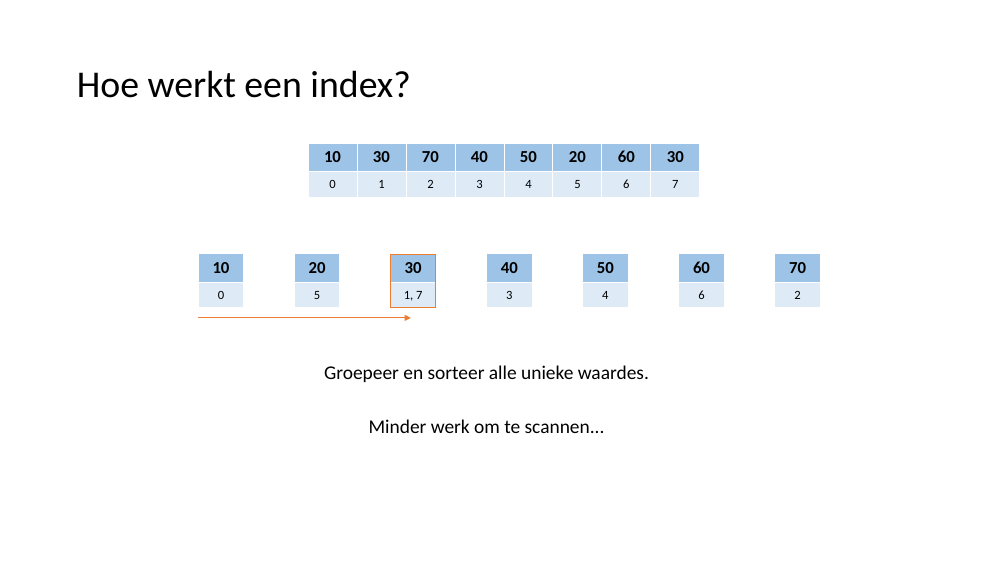
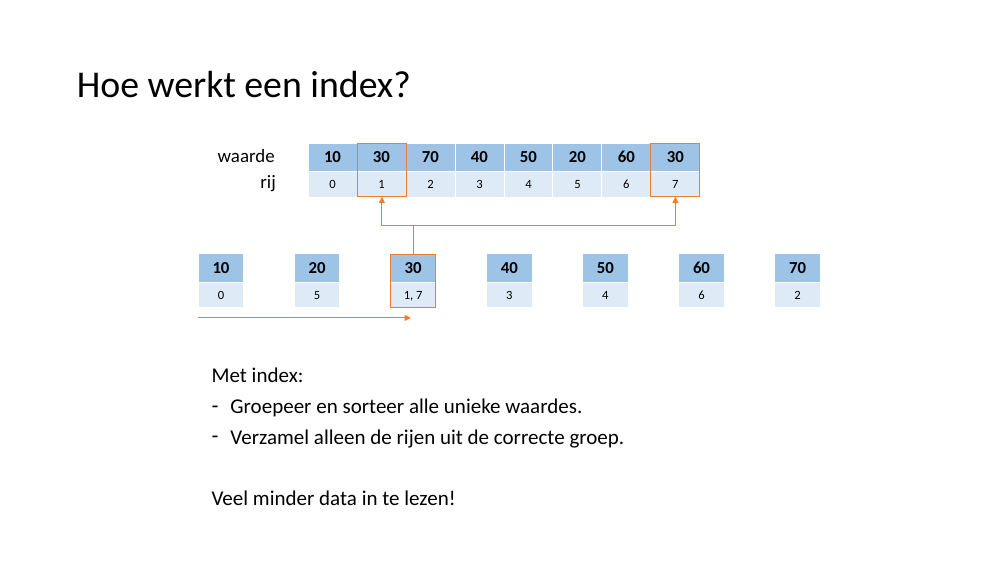
Before and after one commit to LFKoning/knowledge-sharing, a slide deck: slide 53 of sql_course_2p/2_database_design/2_database_design.pptx. Drawn at 1008x567 pixels with LibreOffice and Linux fonts; fonts in the diff are those of the drawing. Boxes give left, top, right and bottom in pixels: in the first picture for what was removed or moved away, otherwise in the second. Text is boxed around its words. In the diff, an @@ line names an element or a change of style, - is before the commit and + after.

```diff
--- a/sql_course_2p/2_database_design/2_database_design.pptx
+++ b/sql_course_2p/2_database_design/2_database_design.pptx
@@ text added at (218,149,275,162), 18 pt, text #000000 @@
+waarde
@@ rectangle added at (358,144,407,197), outline #ED7D31 1 pt @@
@@ rectangle added at (651,144,700,197), outline #ED7D31 1 pt @@
@@ text added at (260,175,275,192), 18 pt, text #000000 @@
+rij
@@ elbow arrow added from (414, 254) to (382, 197), #ED7D31 1 pt @@
@@ elbow arrow added from (414, 254) to (675, 197), #ED7D31 1 pt @@
@@ text "Met index:": place and size @@
-text "Met index:" at (324,365,649,433)
+text "Met index:" at (212,367,625,505)
@@ text at (212,367,304,382): paragraph added @@
+Met index:
@@ text at (230,398,582,417): size 18.5 to 20 pt in "Groepeer en sorteer alle unieke waardes."; alignment centre to left; bullet none to -; line spacing 0.7 to 0.8 @@
@@ text at (212,429,625,505): text changed; size 18.5 to 20 pt @@
-Minder werk om te scannen...
+– Verzamel alleen de rijen uit de correcte groep.
+Veel minder data in te lezen!
```
Also in this commit, not shown: 17 other slides changed, 5 other files.
